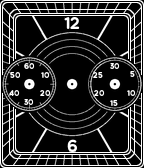
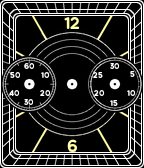
Layers edited between the first and the second (144, 168) image:
added layer "c_face.png copy #1" above "c_face.png copy" over bbox(62, 16, 80, 152)
painted on "c_face.png copy" over bbox(1, 16, 143, 152)
painted on "12 ticks" over bbox(1, 16, 143, 152)
added layer "c_face.png copy #2" above "c_face.png" over bbox(7, 16, 135, 152)
